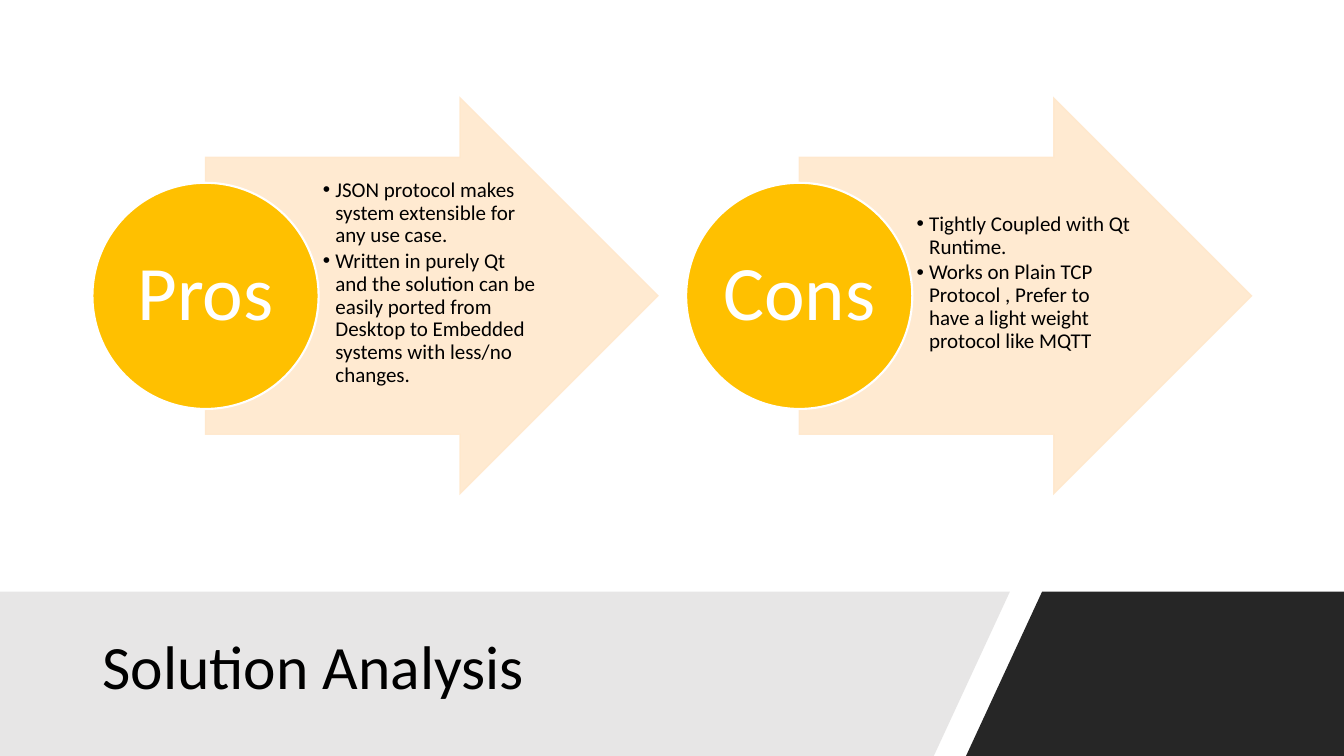
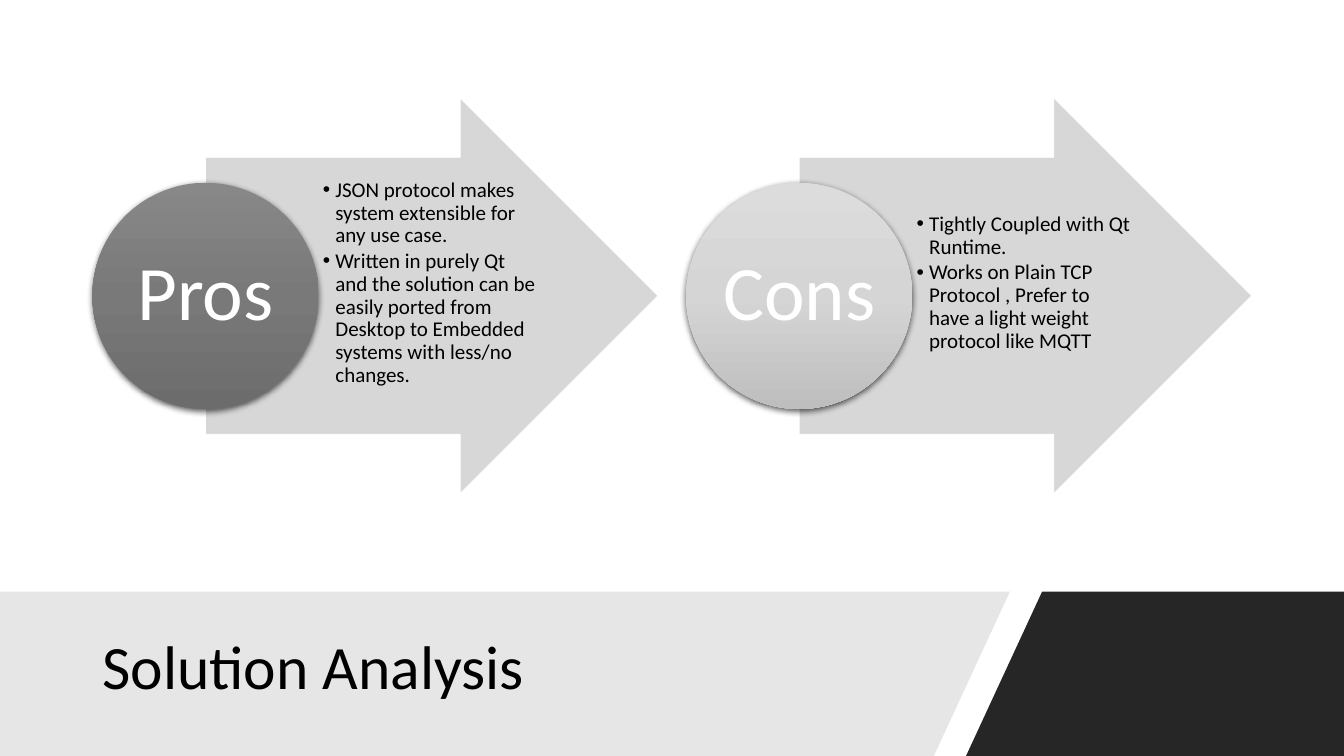
Before and after one commit to karthagokul/ChitChat, a slide deck: slide 7 of Overview.pptx. Drawn at 1344x756 pixels with LibreOffice and Linux fonts; fonts in the diff are those of the drawing. Boxes give left, top, right and bottom in pixels: in the first picture for what was removed or moved away, otherwise in the second. Text is boxed around its words. In the diff, an @@ line names an element or a change of style, - is before the commit and + after.

```diff
--- a/Overview.pptx
+++ b/Overview.pptx
@@ right arrow at (206,98,658,493): fill #FFE8CC at 90% opacity to #D4D4D4 at 90% opacity; outline #FFE8CC 1 pt to #FFFFFF 0.5 pt @@
@@ right arrow at (800,98,1252,493): fill #FFE8CC at 90% opacity to #D4D4D4 at 90% opacity; outline #FFE8CC 1 pt to #FFFFFF 0.5 pt @@
@@ ellipse at (93,182,319,408): fill #FFC000 to gradient #898989 to #7A7A7A to #6C6C6C; outline #FFFFFF 1.5 pt to none; shadow on @@
@@ ellipse at (687,182,912,408): fill #FFC000 to gradient #DCDCDC to #D6D6D6 to #BEBEBE; outline #FFFFFF 1.5 pt to none; shadow on @@
```
Also in this commit, not shown: 7 other slides changed, 1 other file.
